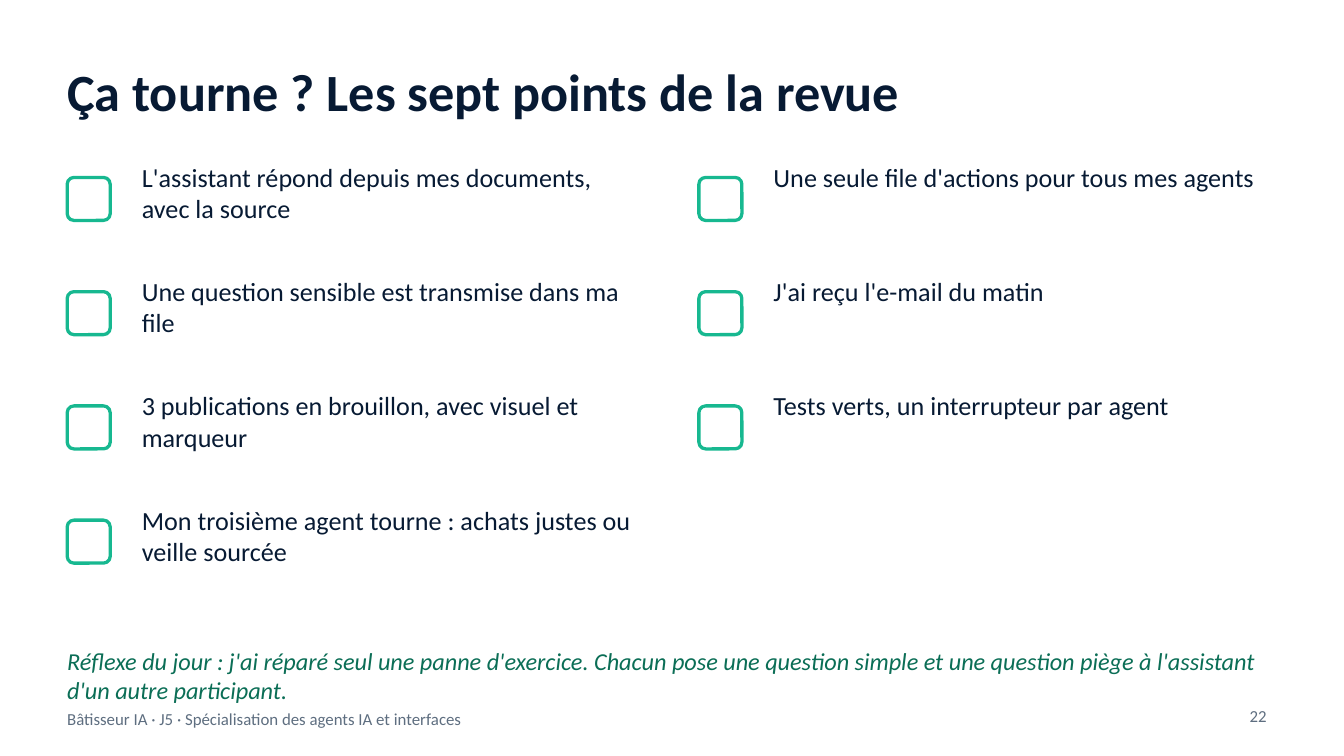
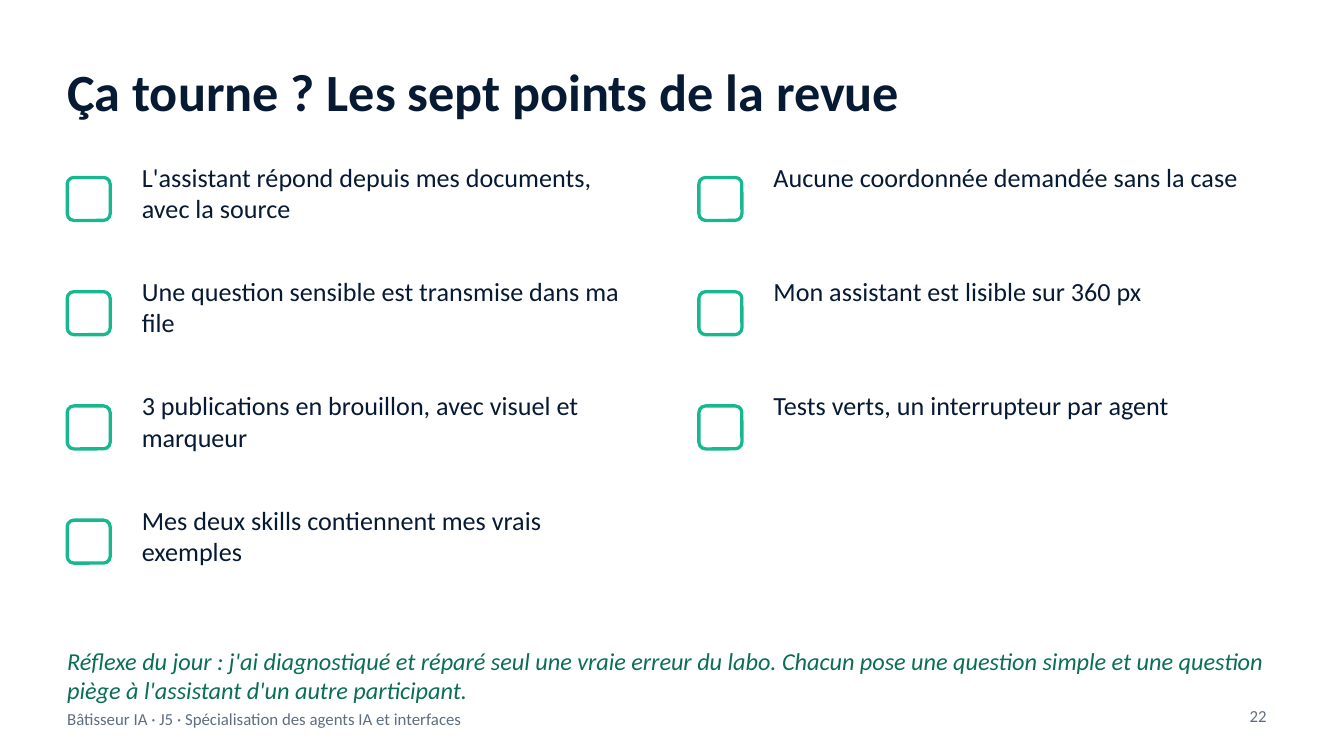
Before and after one commit to benyG/cisspbootcamp, a slide deck: slide 22 of content/library/files/Batisseur-IA-J5.pptx. Drawn at 1344x756 pixels with LibreOffice and Linux fonts; fonts in the diff are those of the drawing. Boxes give left, top, right and bottom in pixels: in the first picture for what was removed or moved away, otherwise in the second. Text is boxed around its words. In the diff, an @@ line names an element or a change of style, - is before the commit and + after.

```diff
--- a/content/library/files/Batisseur-IA-J5.pptx
+++ b/content/library/files/Batisseur-IA-J5.pptx
@@ text at (x1=773, y1=169, x2=1238, y2=188): text changed @@
-Une seule file d'actions pour tous mes agents
+Aucune coordonnée demandée sans la case
@@ text at (x1=773, y1=283, x2=1142, y2=306): text changed @@
-J'ai reçu l'e-mail du matin
+Mon assistant est lisible sur 360 px
@@ text at (x1=142, y1=512, x2=541, y2=566): text changed @@
-Mon troisième agent tourne : achats justes ou veille sourcée
+Mes deux skills contiennent mes vrais exemples
@@ text at (x1=67, y1=653, x2=1263, y2=703): text changed @@
-Réflexe du jour : j'ai réparé seul une panne d'exercice. Chacun pose une question simple et une question piège à l'assistant d'un autre participant.
+Réflexe du jour : j'ai diagnostiqué et réparé seul une vraie erreur du labo. Chacun pose une question simple et une question piège à l'assistant d'un autre participant.
```
Also in this commit, not shown: 5 other slides changed, 13 other files.
